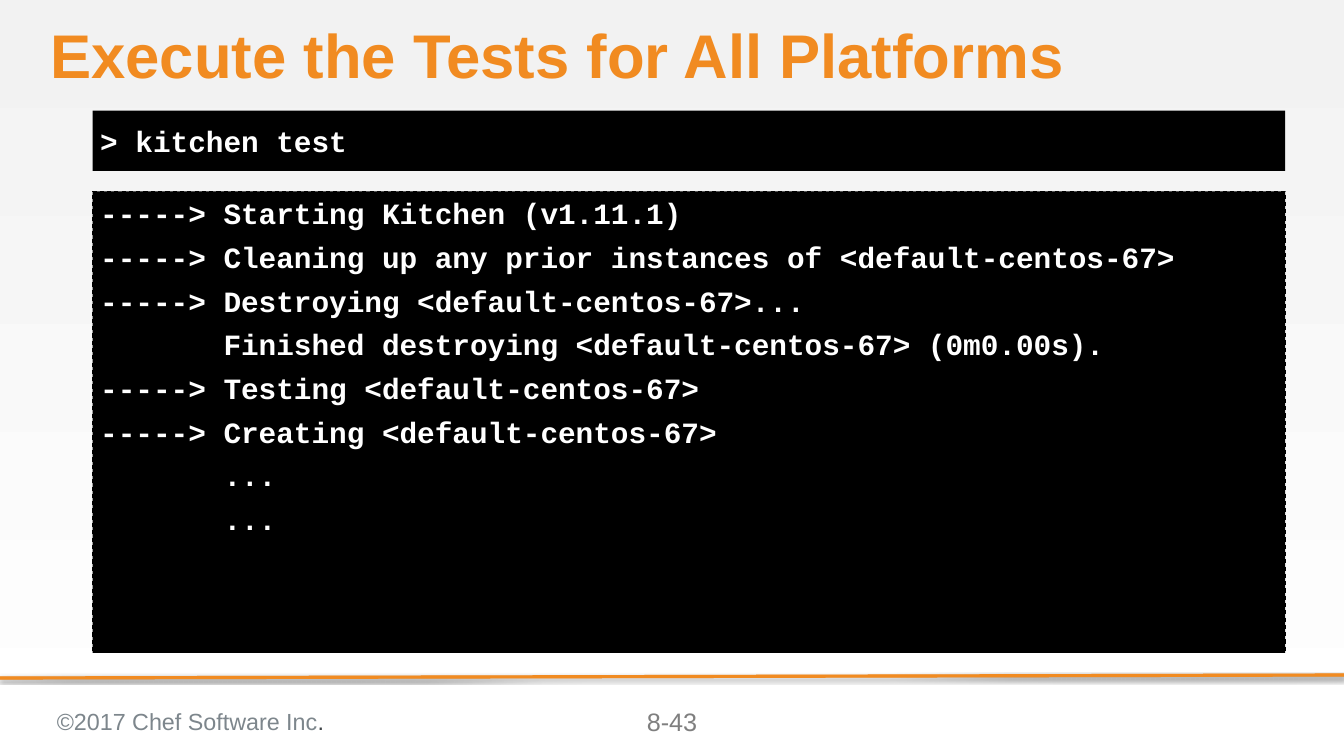
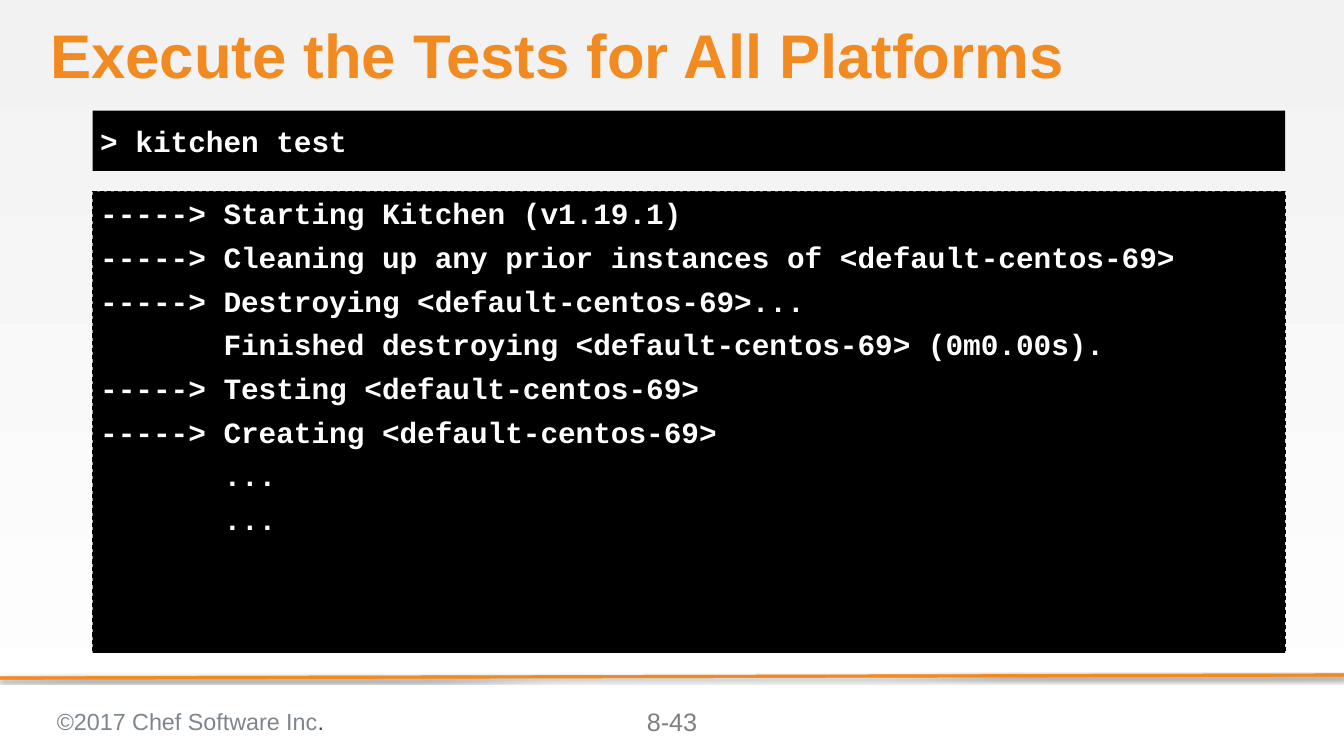
Before and after one commit to ericheiser/chef-intermediate, a slide deck: slide 43 of 08-refactoring_for_multiple_platforms.pptx. Drawn at 1344x756 pixels with LibreOffice and Linux fonts; fonts in the diff are those of the drawing; background and template pictures are left out. Boxes give left, top, right and bottom in pixels: in the first picture for what was removed or moved away, otherwise in the second. Text is boxed around its words. In the diff, an @@ line names an element or a change of style, - is before the commit and + after.

Commit message:
Mod 8: changed centos 6.7 to 6.9, regenerated PDFs

```diff
--- a/08-refactoring_for_multiple_platforms.pptx
+++ b/08-refactoring_for_multiple_platforms.pptx
@@ text at (x1=224, y1=203, x2=1175, y2=450): text changed @@
------> Starting Kitchen (v1.11.1)
------> Cleaning up any prior instances of <default-centos-67>
------> Destroying <default-centos-67>...
-Finished destroying <default-centos-67> (0m0.00s).
------> Testing <default-centos-67>
------> Creating <default-centos-67>
+-----> Starting Kitchen (v1.19.1)
+-----> Cleaning up any prior instances of <default-centos-69>
+-----> Destroying <default-centos-69>...
+Finished destroying <default-centos-69> (0m0.00s).
+-----> Testing <default-centos-69>
+-----> Creating <default-centos-69>
```
Also in this commit, not shown: 1 other slide changed, 2 other files.
